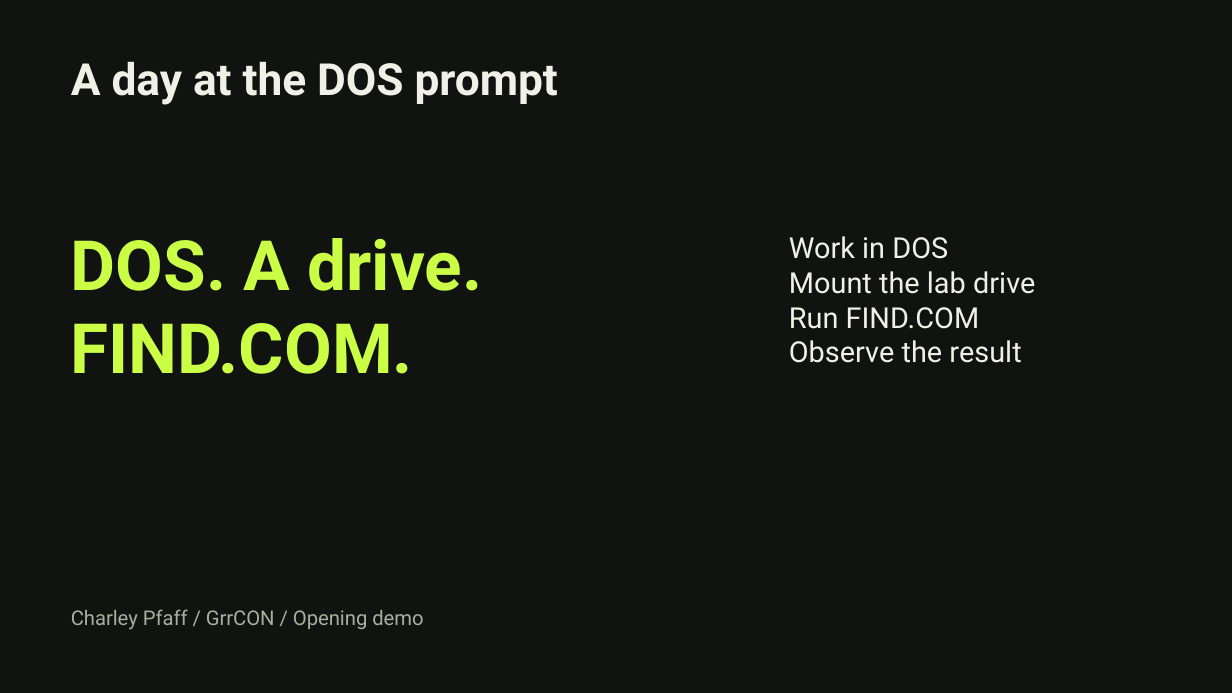
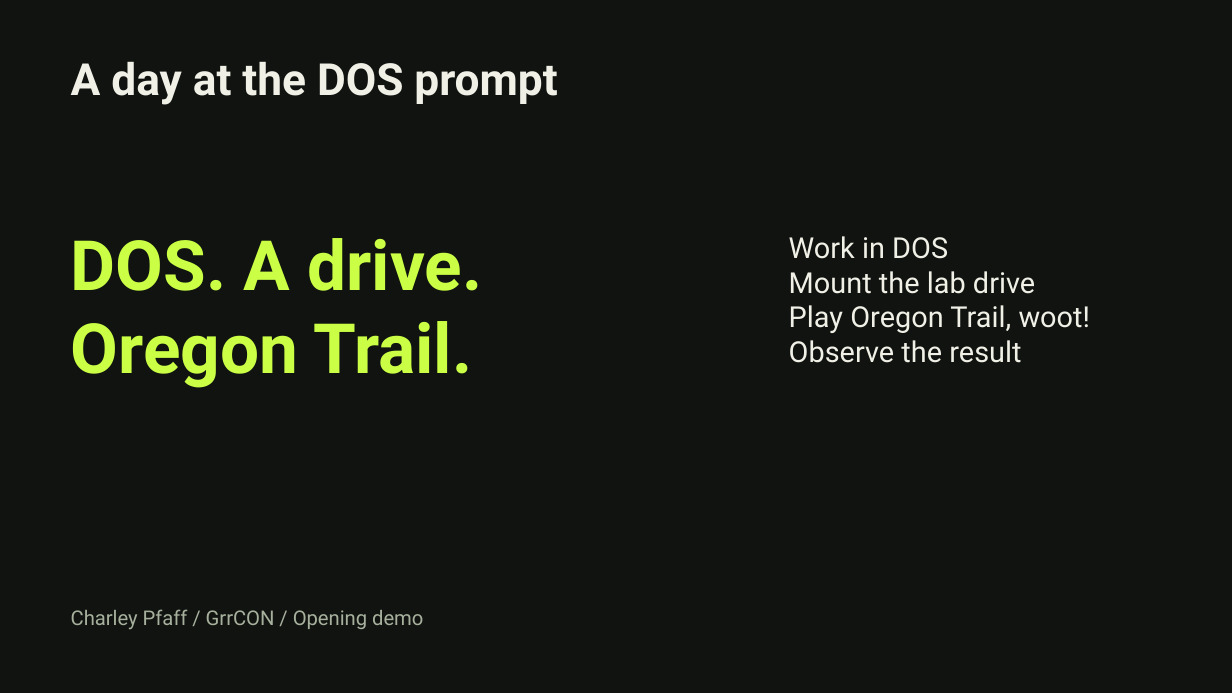
Before and after one commit to bl4ck0ut/grrcon, a slide deck: slide 3 of Charley_Pfaff_1992_Virus_GrrCON.pptx (slide 2 before the commit). Drawn at 1232x693 pixels with LibreOffice and Linux fonts; fonts in the diff are those of the drawing. Boxes give left, top, right and bottom in pixels: in the first picture for what was removed or moved away, otherwise in the second. Text is boxed around its words. In the diff, an @@ line names an element or a change of style, - is before the commit and + after.

```diff
--- a/Charley_Pfaff_1992_Virus_GrrCON.pptx
+++ b/Charley_Pfaff_1992_Virus_GrrCON.pptx
@@ text at [71, 321, 472, 388]: text changed @@
-FIND.COM.
+Oregon Trail.
@@ text at [789, 305, 1091, 333]: text changed @@
-Run FIND.COM
+Play Oregon Trail, woot!
```
Also in this commit, not shown: 6 other slides changed, 2 slides added.
